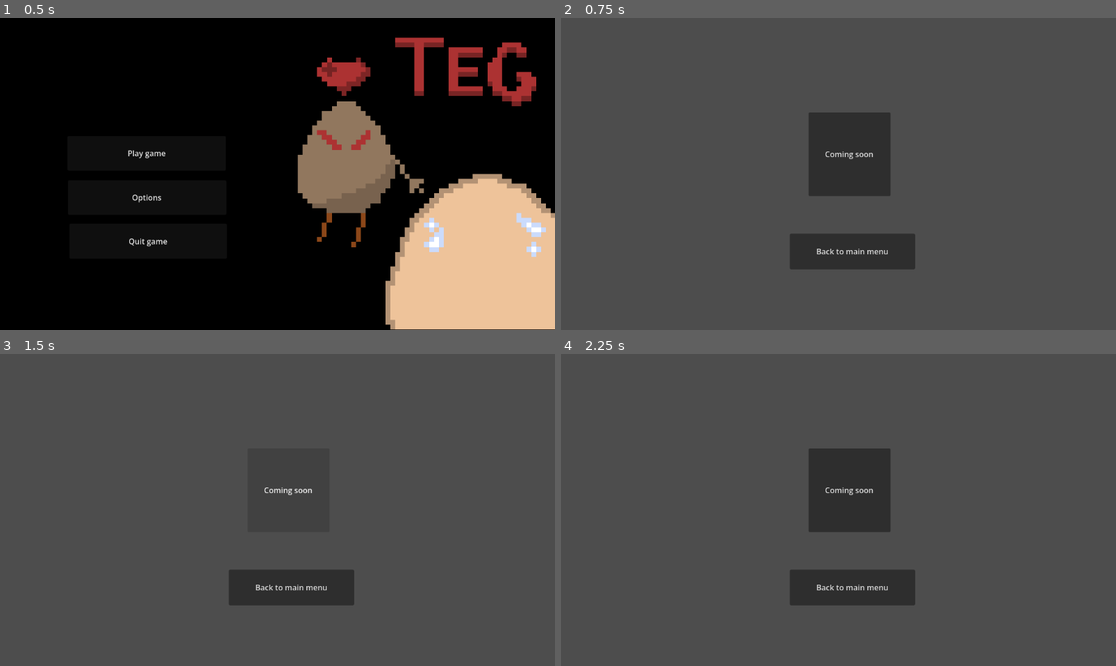
Above: before the commit, frames 1-4 (two rows, left to right).
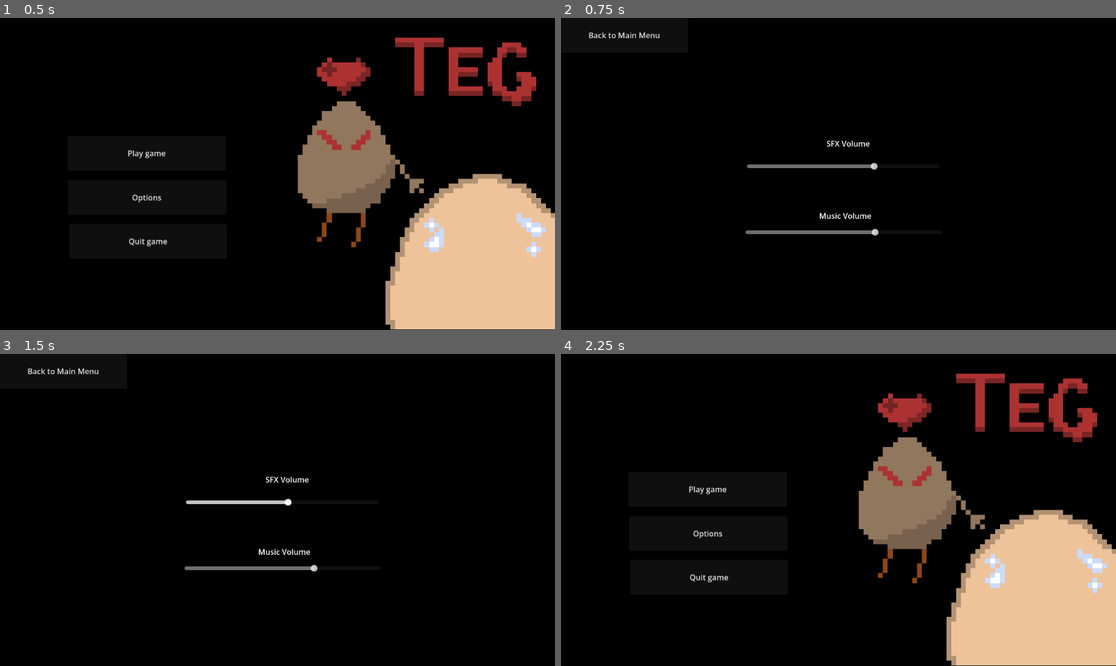
Above: after the commit, the same moments.

Repository: Joseph-R-21139/Teg
Game: Godot game, scene res://Scenes/main_menu.tscn
Two runs of this game, one before a commit and one after it. Both use one fixed random seed, a clock stepped at 60 frames per second and the inputs below.
Inputs (mouse positions are in pixels of both pictures, inside the frame that each line leads up to):
- Up to frame 1 (0.5 s): no input
- Up to frame 2 (0.75 s): click "Options" at 0.5 s
- Up to frame 3 (1.5 s): click (288, 491) at 1.25 s, where only the run before the commit has a clickable "Coming soon"
- Up to frame 4 (2.25 s): click (622, 372) at 2 s, where only the run after the commit has a clickable "Back to Main Menu"

Frame 1 is identical in both runs. In frame 2, 100% of the frame differs, in the area x 0-100%, y 0-100%; in frame 3, 100%; in frame 4, 100%.

Commit message:
MAJOR SOUND AND MUSIC
added start sounds, match playing music , and a finish gong. Also made changes to options screen

Diff:
--- a/Scenes/end_screen.tscn
+++ b/Scenes/end_screen.tscn
@@ -2,6 +2,7 @@
 
 [ext_resource type="Script" uid="uid://cnfbuobqqvpas" path="res://Scripts/end_screen.gd" id="1_f2mtv"]
 [ext_resource type="Texture2D" uid="uid://r0kycwwnbkkh" path="res://Sprites/info_3.png" id="2_1gwaw"]
+[ext_resource type="AudioStream" uid="uid://dad2p45tv2keq" path="res://Sounds/gong-hit-large-gfx-sounds-1-1-00-06.mp3" id="3_bhpww"]
 
 [sub_resource type="PlaceholderTexture2D" id="PlaceholderTexture2D_f2mtv"]
 
@@ -17,17 +18,6 @@
 offset_right = 655.0
 offset_bottom = 424.0
 text = "New Match"
-
-[node name="Label" type="Label" parent="." unique_id=1800392082]
-z_index = 3
-offset_left = 479.0
-offset_top = 127.0
-offset_right = 641.0
-offset_bottom = 224.0
-theme_override_font_sizes/font_size = 64
-horizontal_alignment = 1
-vertical_alignment = 1
-uppercase = true
 
 [node name="background" type="Sprite2D" parent="." unique_id=1786766669]
 modulate = Color(0, 0, 0, 1)
@@ -47,4 +37,21 @@
 scale = Vector2(604.99994, 235)
 texture = SubResource("PlaceholderTexture2D_bhpww")
 
+[node name="Label" type="Label" parent="." unique_id=1800392082]
+z_index = 3
+offset_left = 479.0
+offset_top = 127.0
+offset_right = 641.0
+offset_bottom = 224.0
+theme_override_font_sizes/font_size = 64
+horizontal_alignment = 1
+vertical_alignment = 1
+uppercase = true
+
+[node name="AUDIO" type="Node2D" parent="." unique_id=1404432870]
+
+[node name="end_gong" type="AudioStreamPlayer2D" parent="AUDIO" unique_id=1053206393]
+stream = ExtResource("3_bhpww")
+attenuation = 3.6050334
+
 [connection signal="pressed" from="replay_button" to="." method="_on_replay_button_pressed"]
--- a/Scenes/options_menu.tscn
+++ b/Scenes/options_menu.tscn
@@ -1,24 +1,69 @@
 [gd_scene format=3 uid="uid://1qu2xgpgtat2"]
 
-[ext_resource type="Script" uid="uid://flvth1wppcq2" path="res://Scripts/options_buttons.gd" id="1_plplt"]
+[ext_resource type="Script" uid="uid://dmoj07baid3n3" path="res://Scripts/options_menu.gd" id="1_uj0ok"]
+
+[sub_resource type="GDScript" id="GDScript_plplt"]
+
+[sub_resource type="Gradient" id="Gradient_uj0ok"]
+
+[sub_resource type="GradientTexture1D" id="GradientTexture1D_l1wg4"]
+gradient = SubResource("Gradient_uj0ok")
 
 [node name="options_menu" type="Node2D" unique_id=1197686813]
+script = ExtResource("1_uj0ok")
 
 [node name="BUTTONS" type="Node2D" parent="." unique_id=255861830]
-script = ExtResource("1_plplt")
+script = SubResource("GDScript_plplt")
 
-[node name="Button" type="Button" parent="BUTTONS" unique_id=137815612]
-offset_left = 514.0
-offset_top = 196.0
-offset_right = 684.0
-offset_bottom = 370.0
-text = "Coming soon"
+[node name="back_to_main_menu" type="Button" parent="BUTTONS" unique_id=613822491]
+texture_filter = 1
+offset_right = 264.0
+offset_bottom = 72.0
+text = "Back to Main Menu"
+metadata/_edit_use_anchors_ = true
 
-[node name="back_to_main" type="Button" parent="BUTTONS" unique_id=303818921]
-offset_left = 475.0
-offset_top = 448.0
-offset_right = 735.0
-offset_bottom = 522.0
-text = "Back to main menu"
+[node name="SLIDERS" type="Node2D" parent="." unique_id=1015598971]
 
-[connection signal="pressed" from="BUTTONS/back_to_main" to="BUTTONS" method="_on_back_to_main_pressed"]
+[node name="master_volume" type="HSlider" parent="SLIDERS" unique_id=1345986510]
+offset_left = 386.0
+offset_top = 236.0
+offset_right = 786.391
+offset_bottom = 381.0
+max_value = 1.5
+step = 0.001
+value = 1.0
+
+[node name="music_vol" type="HSlider" parent="SLIDERS" unique_id=463161520]
+offset_left = 383.0
+offset_top = 412.0
+offset_right = 791.0
+offset_bottom = 478.0
+max_value = 1.5
+step = 0.001
+value = 1.0
+
+[node name="VISUALS" type="Node2D" parent="." unique_id=1665144294]
+
+[node name="background" type="Sprite2D" parent="VISUALS" unique_id=1730465502]
+modulate = Color(0, 0, 0, 1)
+z_index = -1
+position = Vector2(579, 327)
+scale = Vector2(4.7265625, 673.5)
+texture = SubResource("GradientTexture1D_l1wg4")
+
+[node name="label_1" type="Label" parent="VISUALS" unique_id=1905583157]
+offset_left = 551.0
+offset_top = 249.0
+offset_right = 685.0
+offset_bottom = 283.0
+text = "SFX Volume"
+
+[node name="label_2" type="Label" parent="VISUALS" unique_id=2093231064]
+offset_left = 536.0
+offset_top = 399.0
+offset_right = 645.0
+offset_bottom = 422.0
+text = "Music Volume"
+
+[connection signal="pressed" from="BUTTONS/back_to_main_menu" to="." method="_on_back_to_main_menu_pressed"]
+[connection signal="value_changed" from="SLIDERS/master_volume" to="." method="_on_master_volume_value_changed"]
--- a/Scenes/play_stage_forrest.tscn
+++ b/Scenes/play_stage_forrest.tscn
@@ -736,6 +736,10 @@
 one_shot = true
 autostart = true
 
+[node name="MUSIC" type="Node2D" parent="." unique_id=407130305]
+
+[node name="AudioStreamPlayer2D" type="AudioStreamPlayer2D" parent="MUSIC" unique_id=1186834992]
+
 [connection signal="timeout" from="TIMERS/start_timer" to="." method="_on_start_timer_timeout"]
 [connection signal="timeout" from="TIMERS/wait_a_sec" to="." method="_on_wait_a_sec_timeout"]
 [connection signal="timeout" from="end_timer" to="." method="_on_timer_timeout"]
--- a/Scripts/end_screen.gd
+++ b/Scripts/end_screen.gd
@@ -1,6 +1,10 @@
 extends Node2D
 
 @onready var lable = $Label
+
+func _ready() -> void:
+	$AUDIO/end_gong.play()
+
 
 func _process(delta: float) -> void:
 	if Global.player_1_in == true:
--- a/Scripts/options_buttons.gd
+++ b/Scripts/options_menu.gd
@@ -11,5 +11,11 @@
 	pass
 
 
-func _on_back_to_main_pressed() -> void:
+func _on_back_to_main_menu_pressed() -> void:
 	get_tree().change_scene_to_file("res://Scenes/main_menu.tscn")
+
+
+
+
+func _on_master_volume_value_changed(value: float) -> void:
+	pass # Replace with function body.
--- a/Scripts/play_stage_forrest.gd
+++ b/Scripts/play_stage_forrest.gd
@@ -8,7 +8,7 @@
 	$TIMERS/start_timer.start()
 	$VISUAL_ASSETS/AnimationPlayer.play("start_animation")
 	$TIMERS/wait_a_sec.start()
-
+	$TIMERS/music_timer.start()
 
 func time_left():
 	@warning_ignore("shadowed_variable")
@@ -22,6 +22,7 @@
 	lable.text = "%02d:%02d" % time_left()
 
 func _on_timer_timeout() -> void:
+	$MUSIC/AudioStreamPlayer2D.stop()
 	get_tree().change_scene_to_file("res://Scenes/end_screen.tscn")
 
 
@@ -29,5 +30,10 @@
 	$VISUAL_ASSETS/countdown_animation.hide()
 
 
+
 func _on_wait_a_sec_timeout() -> void:
 	$VISUAL_ASSETS/AnimationPlayer/AudioStreamPlayer2D.play()
+
+
+func _on_music_timer_timeout() -> void:
+	$MUSIC/AudioStreamPlayer2D.play()
--- a/play_stage_forrest.tscn
+++ b/play_stage_forrest.tscn
@@ -1,6 +1,7 @@
 [gd_scene format=3 uid="uid://ba3p60m1im4bn"]
 
 [ext_resource type="PackedScene" uid="uid://cxhrboc6mhiqu" path="res://Scenes/play_stage_forrest.tscn" id="1_qkmkd"]
+[ext_resource type="AudioStream" uid="uid://ck412wiuhjf8m" path="res://Sounds/moodmode-retro-game-arcade-short-236130.mp3" id="2_auiqq"]
 
 [sub_resource type="PlaceholderTexture2D" id="PlaceholderTexture2D_qkmkd"]
 
@@ -12,3 +13,12 @@
 position = Vector2(702.76843, 253.96457)
 scale = Vector2(-3942.024, -2256.2676)
 texture = SubResource("PlaceholderTexture2D_qkmkd")
+
+[node name="music_timer" type="Timer" parent="TIMERS" parent_id_path=PackedInt32Array(1277014750) index="2" unique_id=1703618766]
+wait_time = 5.0
+one_shot = true
+
+[node name="AudioStreamPlayer2D" parent="MUSIC" parent_id_path=PackedInt32Array(407130305) index="0" unique_id=1186834992]
+stream = ExtResource("2_auiqq")
+
+[connection signal="timeout" from="TIMERS/music_timer" to="." method="_on_music_timer_timeout"]
--- a/project.godot
+++ b/project.godot
@@ -14,6 +14,10 @@
 run/main_scene="uid://bg57gq80v7cf8"
 config/features=PackedStringArray("4.6", "Forward Plus")
 config/icon="res://Sprites/icon.svg"
+
+[audio]
+
+buses/default_bus_layout=""
 
 [autoload]
 
Not shown, removed: Scripts/options_buttons.gd.uid
Not shown, added: Scripts/options_menu.gd.uid
Not shown, added: Sounds/gong-hit-large-gfx-sounds-1-1-00-06.mp3.import
Not shown, added: Sounds/moodmode-retro-game-arcade-short-236130.mp3.import
Not shown, added: Sounds/gong-hit-large-gfx-sounds-1-1-00-06.mp3
Not shown, added: Sounds/moodmode-retro-game-arcade-short-236130.mp3
